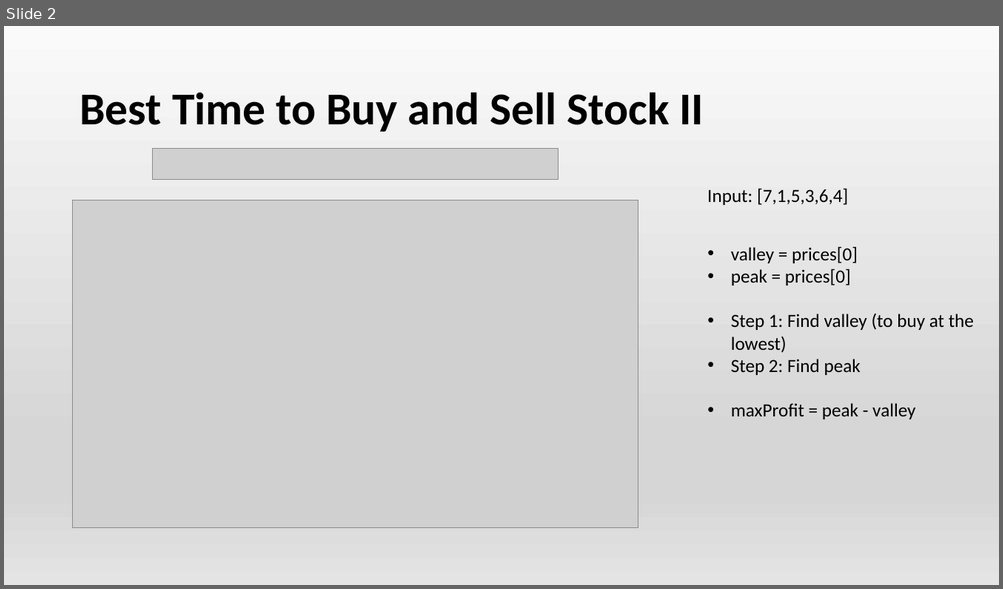
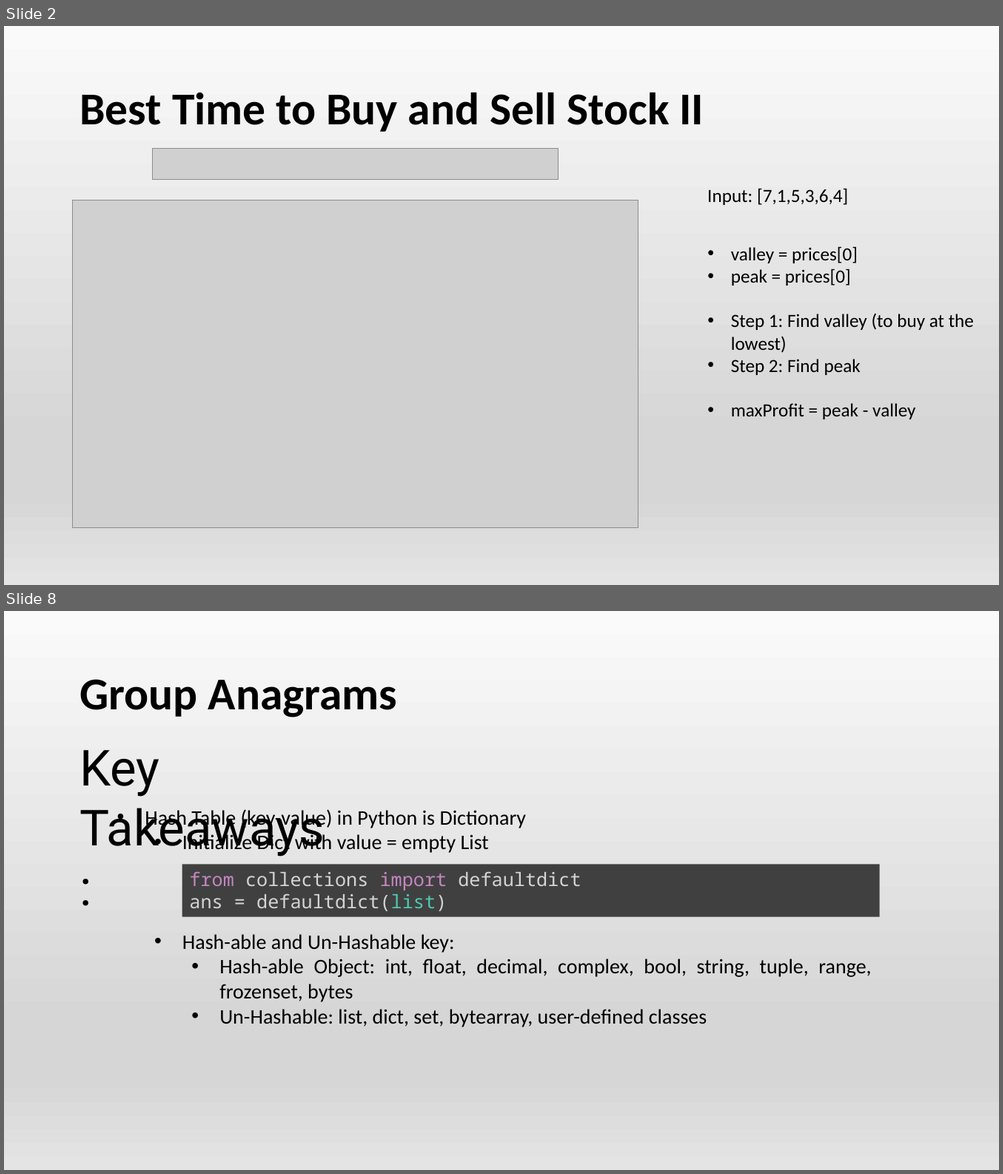
Before and after one commit to QuanNgHa/LeetCode-30DayChallenge, a slide deck: 30DaysCodeChallenges.pptx. Shown one above the other, each under a label of ours: slide 2 before the commit, slides 2 and 8 after it; the slides between them are not shown. The pictures are 1003x589 and 1003x1174 pixels, drawn with LibreOffice and Linux fonts; fonts in the diff are those of the drawing; grey boxes stand for pictures. Boxes give left, top, right and bottom in pixels: in the first picture for what was removed or moved away, otherwise in the second. Text is boxed around its words. In the diff, an @@ line names an element or a change of style, - is before the commit and + after.

```diff
--- a/30DaysCodeChallenges.pptx
+++ b/30DaysCodeChallenges.pptx
@@ slide 8 added at [4, 611, 999, 1170], background gradient #FAFAFA to #D7D7D7 to #E4E4E4 @@
@@ title added at [79, 679, 397, 718], 44 pt, text #000000, bold @@
+Group Anagrams
@@ text added at [79, 750, 324, 857], 48 pt, text #000000 @@
+Key Takeaways:
@@ text added at [145, 809, 871, 1028], 20 pt, text #000000 @@
+  • Hash Table (key-value) in Python is Dictionary
+    • Initialize Dict with value = empty List
+    • Hash-able and Un-Hashable key:
+      • Hash-able Object: int, float, decimal, complex, bool, string, tuple, range, frozenset, bytes
+      • Un-Hashable: list, dict, set, bytearray, user-defined classes
@@ rectangle added at [182, 865, 880, 917], fill #404040, 18 pt, text #D4D4D4 @@
+from collections import defaultdict
+ans = defaultdict(list)
```
Also in this commit, not shown: 2 slides changed, 3 other slides added, 1 slide removed, 2 other files.
